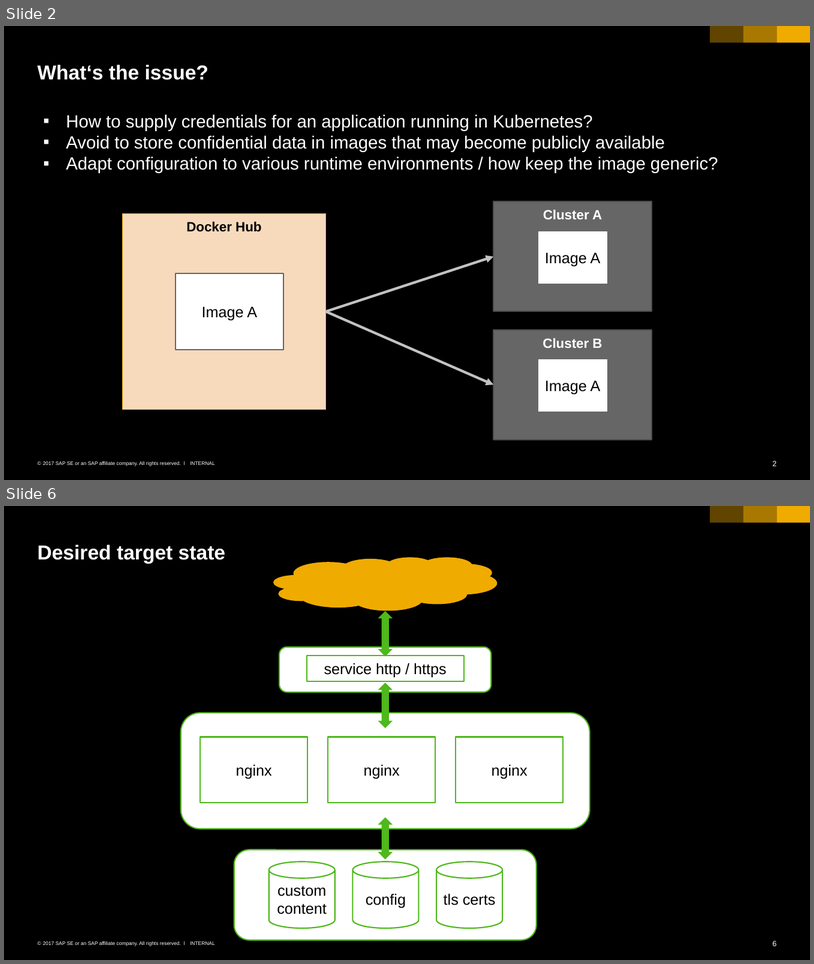
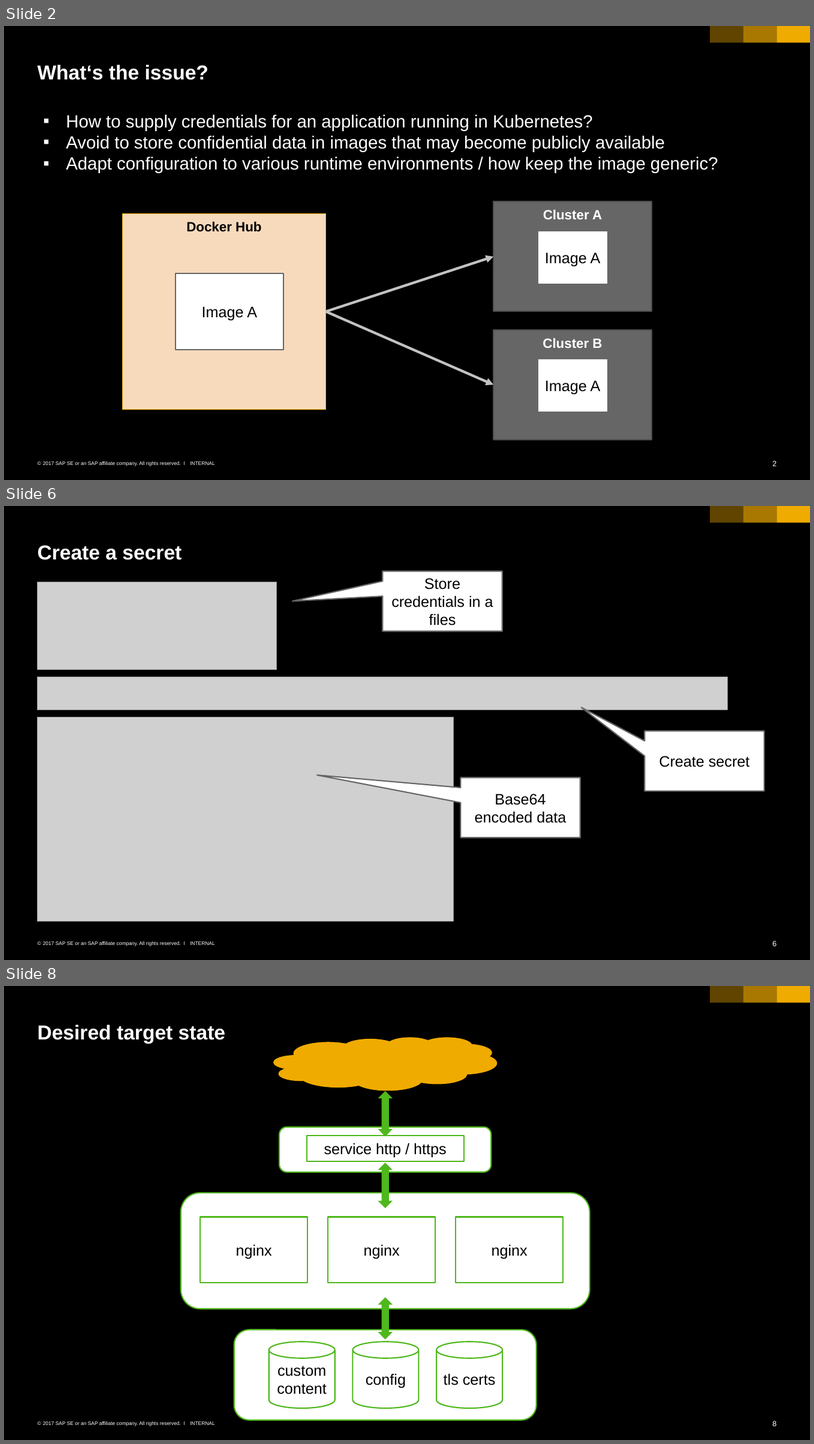
Before and after one commit to cuijiyao01/docker-k8s-training, a slide deck: kubernetes/06_configmap_secrets.pptx. Shown one above the other, each under a label of ours: slides 2 and 6 before the commit, slides 2, 6 and 8 after it; the slides between them are not shown. The pictures are 814x964 and 814x1444 pixels, drawn with LibreOffice and Linux fonts; fonts in the diff are those of the drawing; grey boxes stand for pictures. Boxes give left, top, right and bottom in pixels: in the first picture for what was removed or moved away, otherwise in the second. Text is boxed around its words. In the diff, an @@ line names an element or a change of style, - is before the commit and + after.

Commit message:
reworked configMap and secrets incl. more demos & examples

```diff
--- a/kubernetes/06_configmap_secrets.pptx
+++ b/kubernetes/06_configmap_secrets.pptx
@@ slide 6 added at <box>4,506,810,960</box>, background #000000; not listed: 6 template elements that a slide beside it also shows @@
@@ title added at <box>38,545,182,560</box>, 24 pt, text #FFFFFF, bold @@
+Create a secret
@@ speech box added at <box>383,571,502,631</box>, fill #FFFFFF, outline #666666 1.5 pt, 18 pt, text #000000 @@
+Store credentials in a files
@@ picture added at <box>37,582,276,670</box> @@
@@ picture added at <box>37,677,728,710</box> @@
@@ picture added at <box>37,717,453,921</box> @@
@@ speech box added at <box>645,731,764,791</box>, fill #FFFFFF, outline #666666 1.5 pt, 18 pt, text #000000 @@
+Create secret
@@ speech box added at <box>461,777,580,837</box>, fill #FFFFFF, outline #666666 1.5 pt, 18 pt, text #000000 @@
+Base64 encoded data
@@ what was slide 6 is now slide 8 @@
```
Also in this commit, not shown: 3 slides changed, 1 other slide added, 3 other files.
